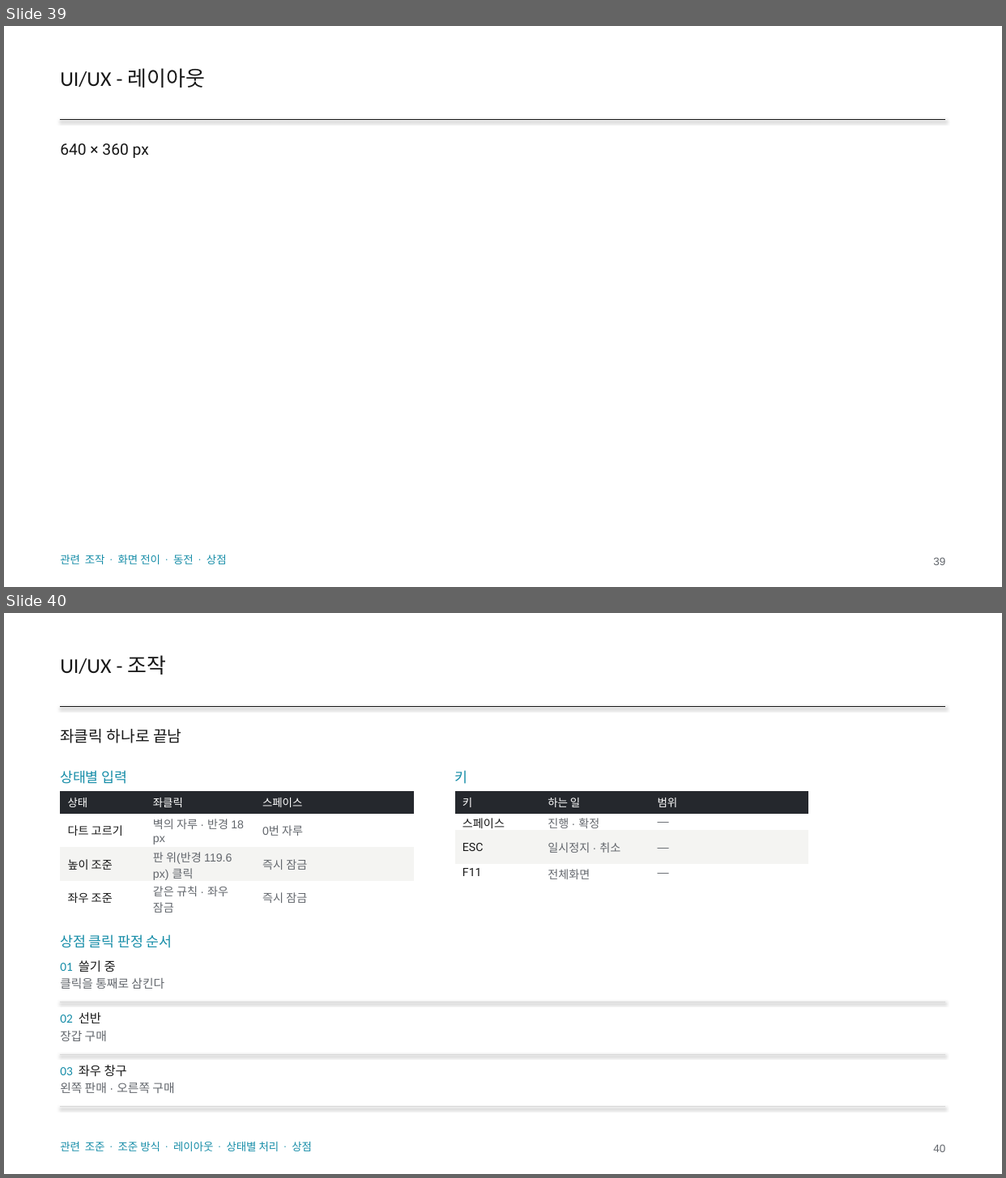
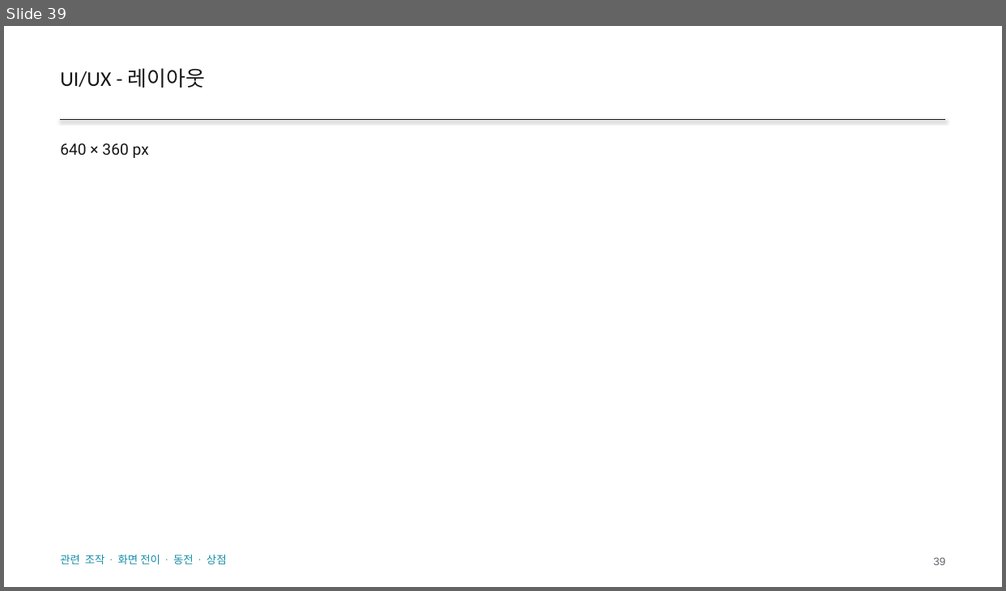
Before and after one commit to GGbong69/test-03, a slide deck: docs/HIGHTONE_기획서.pptx. Shown one above the other, each under a label of ours: slides 39 and 40 before the commit, slide 39 after it. The pictures are 1006x1178 and 1006x591 pixels, drawn with LibreOffice and Linux fonts; fonts in the diff are those of the drawing. Boxes give left, top, right and bottom in pixels: in the first picture for what was removed or moved away, otherwise in the second. Text is boxed around its words. In the diff, an @@ line names an element or a change of style, - is before the commit and + after.

```diff
--- a/docs/HIGHTONE_기획서.pptx
+++ b/docs/HIGHTONE_기획서.pptx
@@ slide 40 removed at box(4, 613, 1002, 1174), background #FFFFFF @@
@@ text removed at box(60, 655, 166, 675) @@
-UI/UX - 조작
@@ line removed from (60, 707) to (946, 707) @@
@@ text removed at box(60, 729, 181, 743) @@
-좌클릭 하나로 끝남
@@ text removed at box(60, 770, 128, 784) @@
-상태별 입력
@@ text removed at box(455, 770, 468, 784) @@
-키
@@ table removed at box(60, 791, 414, 916), 4 rows, 3 columns @@
-상태 | 좌클릭 | 스페이스
-다트 고르기 | 벽의 자루 · 반경 18 px | 0번 자루
-높이 조준 | 판 위(반경 119.6 px) 클릭 | 즉시 잠금
-좌우 조준 | 같은 규칙 · 좌우 잠금 | 즉시 잠금
@@ table removed at box(455, 791, 809, 883), 4 rows, 3 columns @@
-키 | 하는 일 | 범위
-스페이스 | 진행 · 확정 | —
-ESC | 일시정지 · 취소 | —
-F11 | 전체화면 | —
@@ text removed at box(60, 935, 172, 948) @@
-상점 클릭 판정 순서
@@ text removed at box(60, 960, 164, 989) @@
-01 쓸기 중
-클릭을 통째로 삼킨다
@@ line removed from (60, 1003) to (946, 1003) @@
@@ text removed at box(60, 1012, 107, 1041) @@
-02 선반
-장갑 구매
@@ line removed from (60, 1054) to (946, 1054) @@
@@ text removed at box(60, 1065, 174, 1093) @@
-03 좌우 창구
-왼쪽 판매 · 오른쪽 구매
@@ line removed from (60, 1107) to (946, 1107) @@
@@ text removed at box(60, 1142, 312, 1152) @@
-관련 조준 · 조준 방식 · 레이아웃 · 상태별 처리 · 상점
@@ text removed at box(933, 1144, 945, 1152) @@
-40
```
Also in this commit, not shown: 2 slides changed, 2 slides added, 1 other slide removed, 2 other files.
